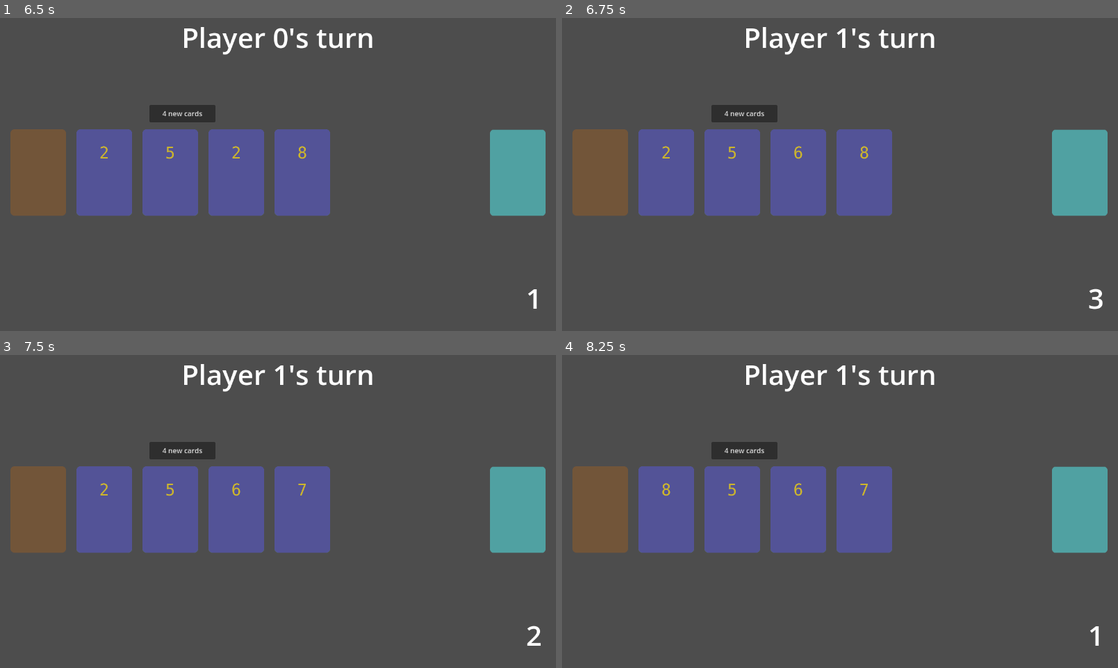
Above: before the commit, frames 1-4 (two rows, left to right).
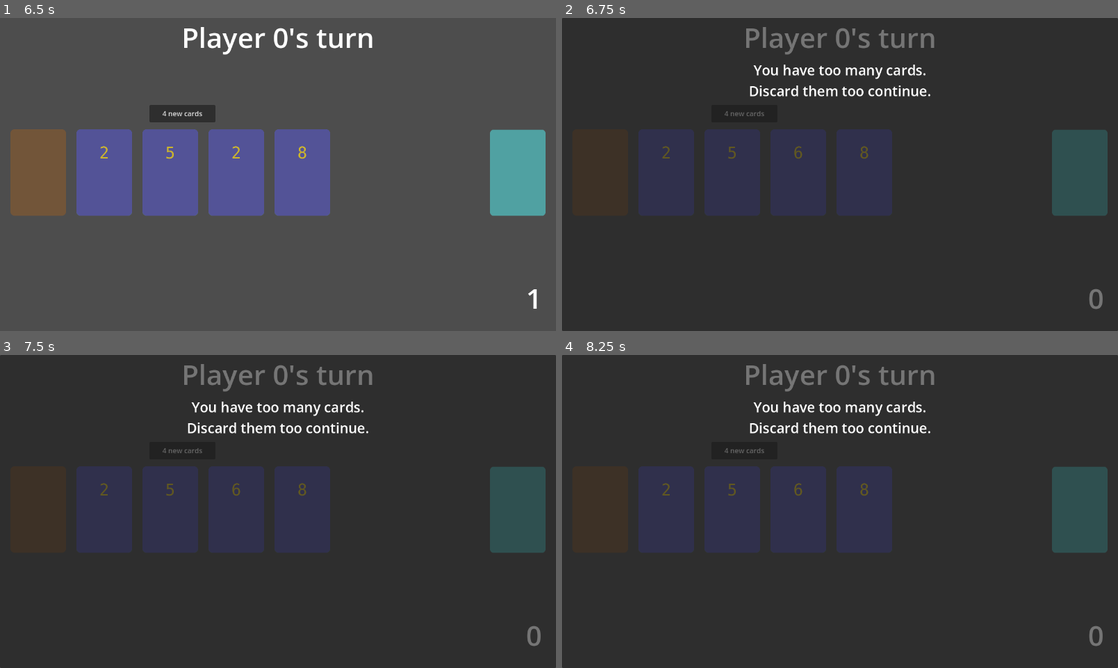
Above: after the commit, the same moments.

Repository: vbackeberg/game1
Game: Godot game, scene res://src/main.tscn
Two runs of this game, one before a commit and one after it. Both use one fixed random seed, a clock stepped at 60 frames per second and the inputs below.
Inputs (mouse positions are in pixels of both pictures, inside the frame that each line leads up to):
- Up to frame 1 (6.5 s): click "4 new cards" at 0.5 s; click "4 new cards" at 1.25 s; click (38, 171) at 2 s; click (517, 171) at 2.75 s; click (450, 171) at 3.52 s; click (383, 171) at 4.25 s; click (105, 171) at 5 s; click (172, 171) at 5.77 s
- Up to frame 2 (6.75 s): click (795, 171) at 6.52 s
- Up to frame 3 (7.5 s): click (300, 508) at 7.27 s
- Up to frame 4 (8.25 s): click (667, 508) at 8.02 s

Frame 1 is identical in both runs. In frame 2, 99% of the frame differs, in the area x 0-100%, y 0-100%; in frame 3, 99%; in frame 4, 99%.
Error after the commit: Invalid assignment of property or key 'visible' with value of type 'bool' on a base object of type 'Nil'. (res://src/player_area.gd:119)

Commit message:
test setup pirate

Diff:
--- a/src/main.gd
+++ b/src/main.gd
@@ -21,6 +21,14 @@
 	$WinOverlay.visible = false
 	twelvePointsReached = false
 	lastTurn = false
+
+	_test_setup()
+
+func _test_setup():
+	middleArea._draw_diamond()
+	currentPlayer.add_resource(2)
+	currentPlayer.add_resource(2)
+	currentPlayer.add_resource(2)
 
 
 func _input(event):
